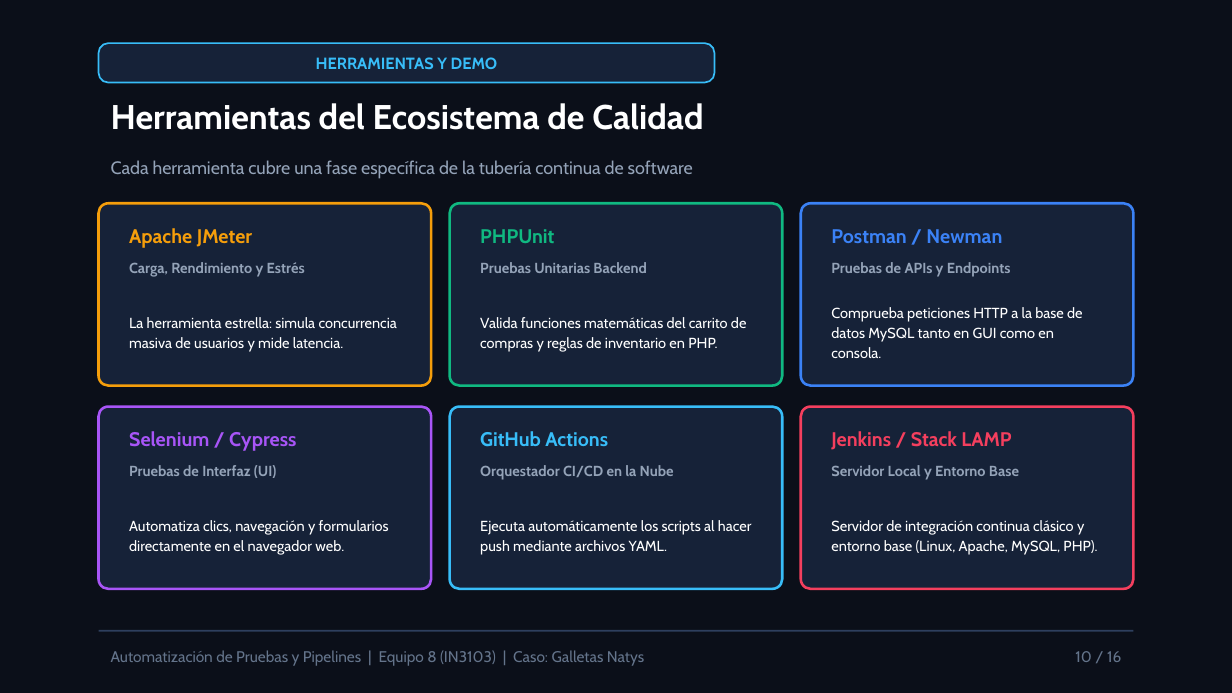
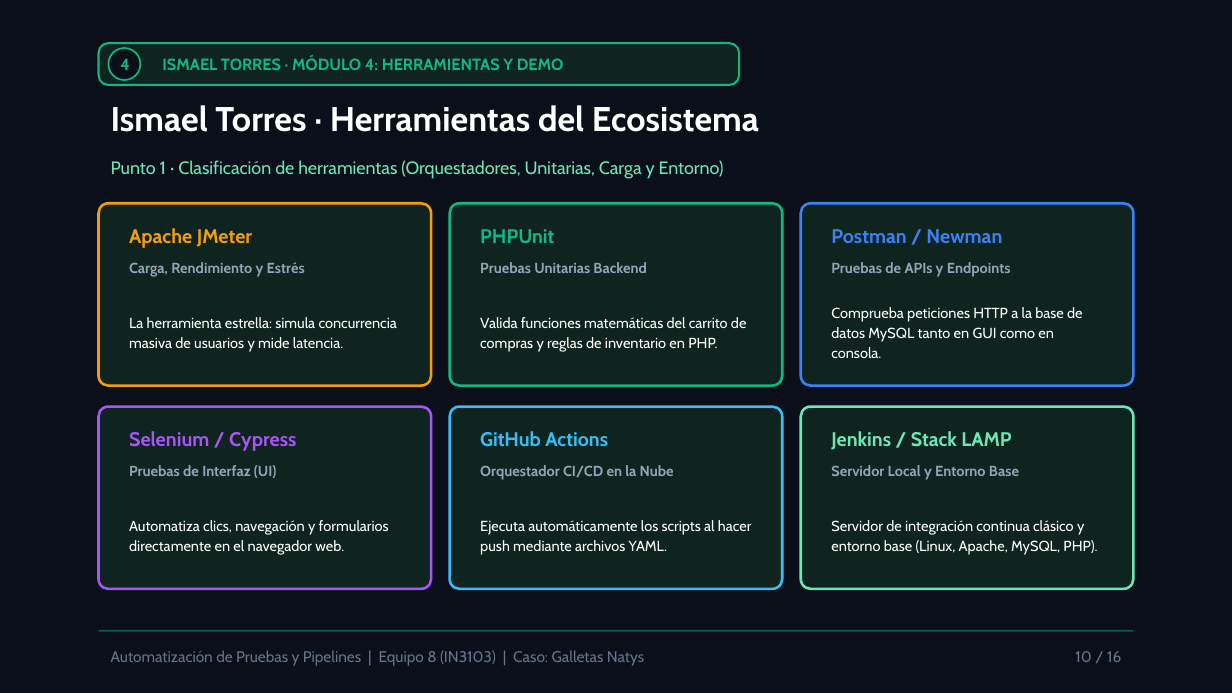
Before and after one commit to Elias0902/natys-landing-exposicion, a slide deck: slide 10 of public/docs/diapositivas-equipo8.pptx. Drawn at 1232x693 pixels with LibreOffice and Linux fonts; fonts in the diff are those of the drawing. Boxes give left, top, right and bottom in pixels: in the first picture for what was removed or moved away, otherwise in the second. Text is boxed around its words. In the diff, an @@ line names an element or a change of style, - is before the commit and + after.

```diff
--- a/public/docs/diapositivas-equipo8.pptx
+++ b/public/docs/diapositivas-equipo8.pptx
@@ rounded rectangle: place and size @@
-rounded rectangle at (99, 43, 715, 83)
+rounded rectangle at (99, 43, 739, 85)
@@ rounded rectangle at (99, 43, 739, 85): fill #162238 to #0F241E; outline #38BDF8 1 pt to #10B981 1.2 pt; proportions changed @@
@@ ellipse added at (108, 48, 140, 80), fill #0B0F19, outline #10B981 1 pt @@
@@ text added at (120, 58, 129, 70), 9.5 pt, text #10B981, bold @@
+4
@@ text at (162, 58, 564, 70): text changed; text colour #38BDF8 to #10B981 @@
-HERRAMIENTAS Y DEMO
+ISMAEL TORRES · MÓDULO 4: HERRAMIENTAS Y DEMO
@@ text at (111, 105, 759, 132): text changed @@
-Herramientas del Ecosistema de Calidad
+Ismael Torres · Herramientas del Ecosistema
@@ text at (111, 160, 724, 179): text changed; text colour #94A3B8 to #6EE7B7 @@
-Cada herramienta cubre una fase específica de la tubería continua de software
+Punto 1 · Clasificación de herramientas (Orquestadores, Unitarias, Carga y Entorno)
@@ fill #162238 to #0F241E in 5 elements at (99, 203, 431, 386), (450, 203, 782, 386), (801, 203, 1133, 386), (99, 407, 431, 589), (450, 407, 782, 589) @@
@@ rounded rectangle at (801, 407, 1133, 589): fill #162238 to #0F241E; outline #F43F5E 1.5 pt to #6EE7B7 1.5 pt @@
@@ text "Jenkins / Stack LAMP" at (831, 431, 1011, 450): text colour #F43F5E to #6EE7B7 @@
@@ line (99, 631) - (1133, 631): stroke #2E3F5E 1 pt to #065F46 1 pt @@
```
Also in this commit, not shown: 15 other slides changed, 8 other files.
